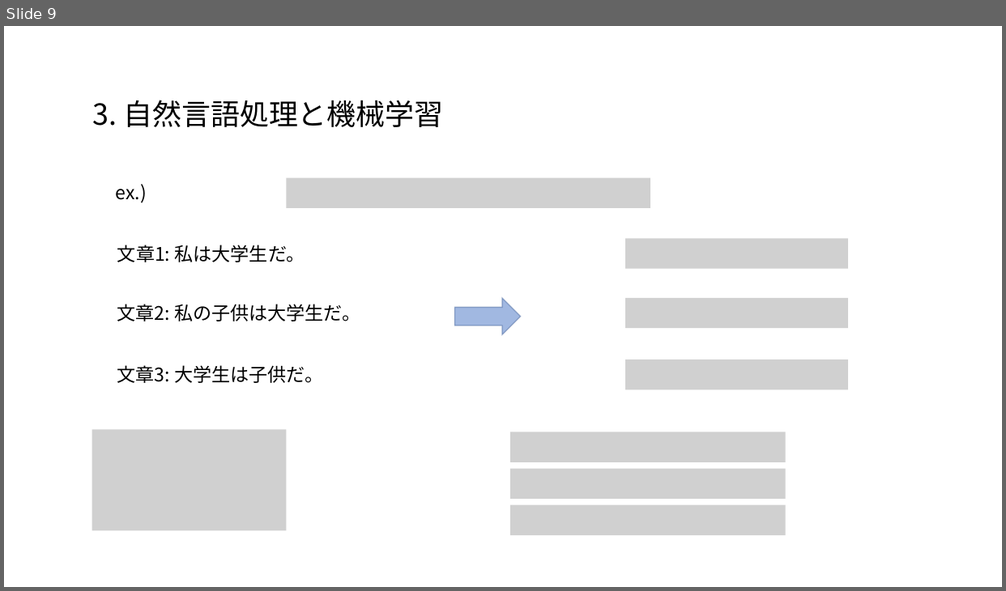
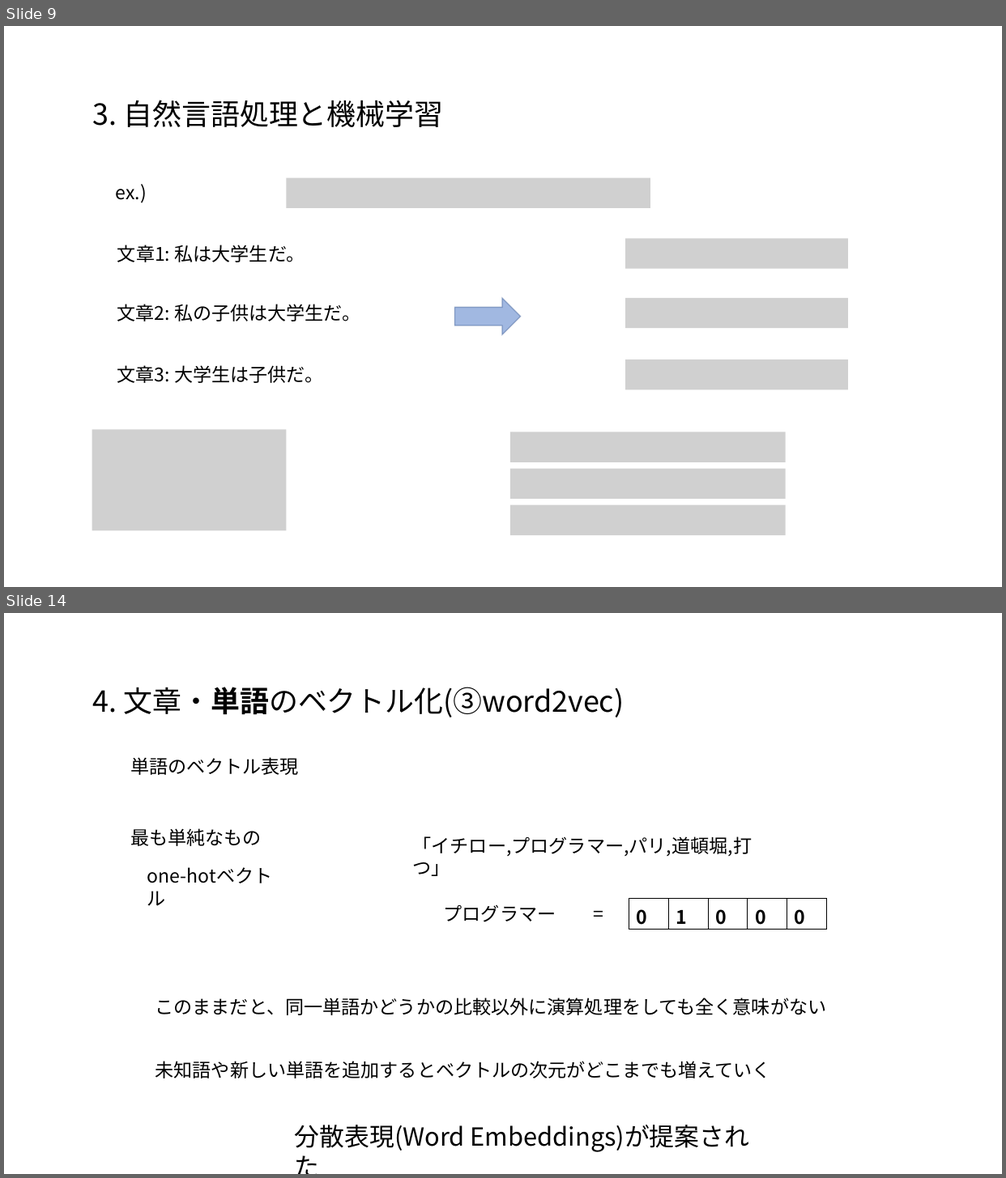
Before and after one commit to satetsu007/NLP_test, a slide deck: doc/NLP.pptx. Shown one above the other, each under a label of ours: slide 9 before the commit, slides 9 and 14 after it; the slides between them are not shown. The pictures are 1006x591 and 1006x1178 pixels, drawn with LibreOffice and Linux fonts; fonts in the diff are those of the drawing; grey boxes stand for pictures. Boxes give left, top, right and bottom in pixels: in the first picture for what was removed or moved away, otherwise in the second. Text is boxed around its words. In the diff, an @@ line names an element or a change of style, - is before the commit and + after.

```diff
--- a/doc/NLP.pptx
+++ b/doc/NLP.pptx
@@ slide 14 added at (4,613,1002,1174), background #FFFFFF @@
@@ text added at (93,687,624,717), 28 pt, text #000000 @@
+4. 文章・単語のベクトル化(③word2vec)
@@ text added at (130,757,299,775), 18 pt, text #000000 @@
+単語のベクトル表現
@@ text added at (130,828,262,846), 18 pt, text #000000 @@
+最も単純なもの
@@ text added at (413,837,752,876), 18 pt, text #000000 @@
+「イチロー,プログラマー,パリ,道頓堀,打つ」
@@ text added at (147,867,273,884), 18 pt, text #000000 @@
+one-hotベクトル
@@ table added at (629,899,828,930), 1 rows, 5 columns @@
+0 | 1 | 0 | 0 | 0
@@ text added at (444,905,556,922), 18 pt, text #000000 @@
+プログラマー =
@@ text added at (155,998,827,1016), 18 pt, text #000000 @@
+このままだと、同一単語かどうかの比較以外に演算処理をしても全く意味がない
@@ text added at (155,1061,771,1079), 18 pt, text #000000 @@
+未知語や新しい単語を追加するとベクトルの次元がどこまでも増えていく
@@ text added at (295,1125,749,1152), 24 pt, text #000000 @@
+分散表現(Word Embeddings)が提案された
```
Also in this commit, not shown: 5 slides changed, 28 other slides added, 1 other file.
